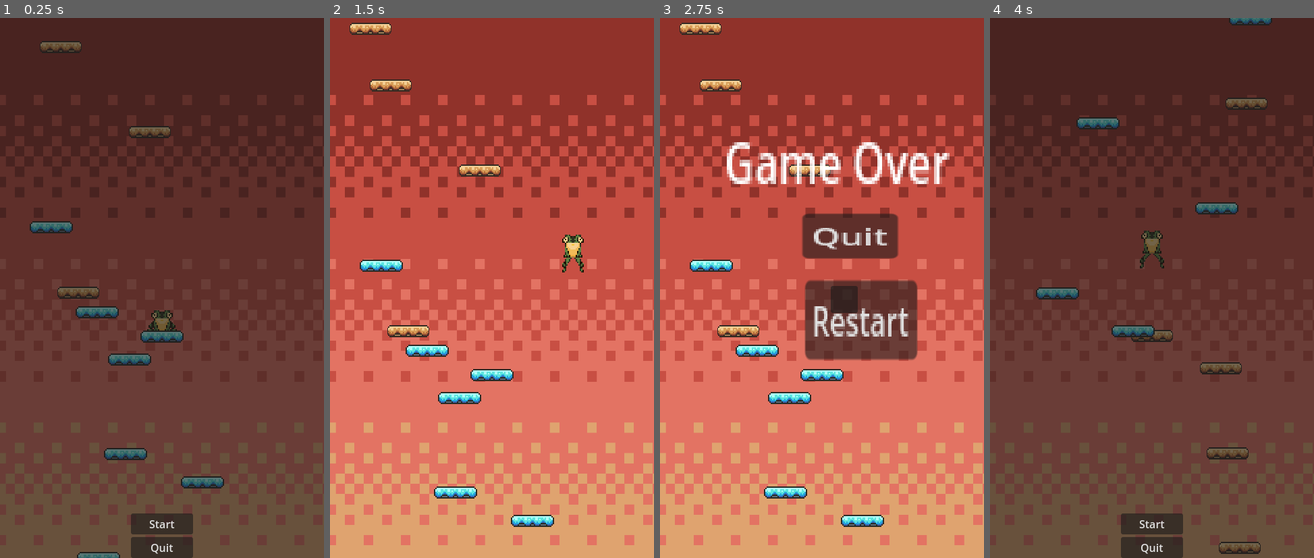
Above: before the commit, frames 1-4 (left to right).
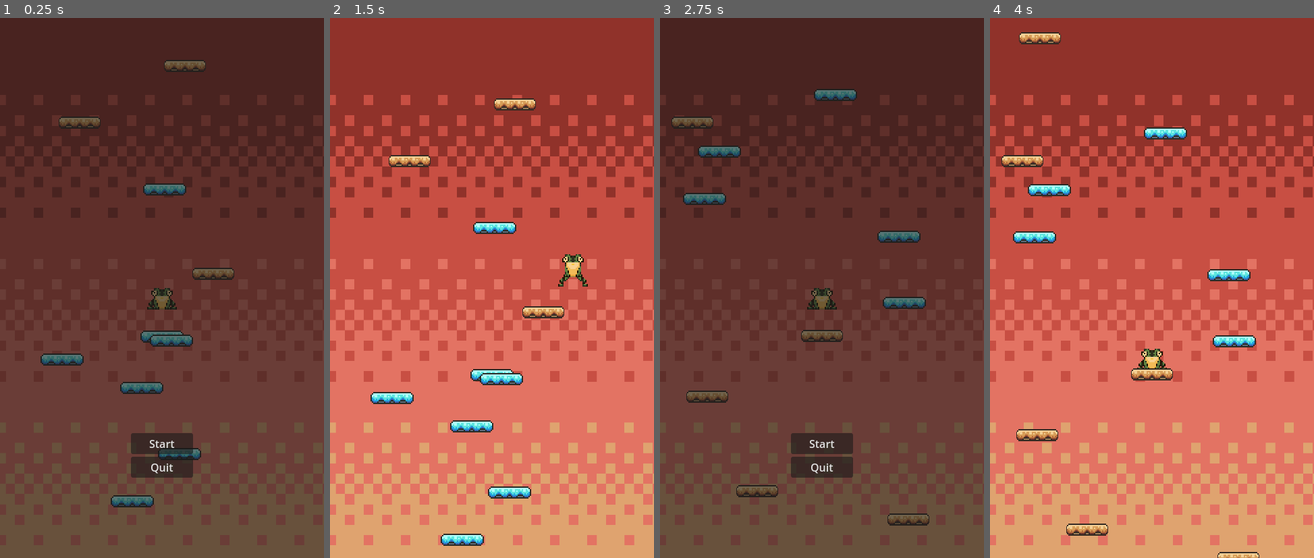
Above: after the commit, the same moments.

Repository: stefko-jam/Game_Jam
Game: Godot game, scene res://scenes/game.tscn
Two runs of this game, one before a commit and one after it. Both use one fixed random seed, a clock stepped at 60 frames per second and the inputs below.
Inputs (mouse positions are in pixels of both pictures, inside the frame that each line leads up to):
- Up to frame 1 (0.25 s): no input
- Up to frame 2 (1.5 s): click "Start" at 0.5 s; hold D (right) from 1.28 s (still down)
- Up to frame 3 (2.75 s): release D (right) at 2 s; click (860, 320) at 2 s, where only the run after the commit has a clickable "Restart"
- Up to frame 4 (4 s): click (1152, 444) at 2.75 s, where only the run after the commit has a clickable "Start"; click (1190, 320) at 3.5 s, where only the run before the commit has a clickable "Restart"

The runs differ from the first frame. In frame 1, 7.8% of the frame differs, in the area x 9-73%, y 4-100%; in frame 2, 5.6%; in frame 3, 95%; in frame 4, 100%, in the area x 0-100%, y 0-100%.
Error before the commit: Invalid call. Nonexistent function 'enable_player_input' in base 'Node2D (platform_manager.gd)'. (res://scripts/main_menu.gd:12)

Commit message:
Implemented Menu

Diff:
--- a/scenes/game.tscn
+++ b/scenes/game.tscn
@@ -1,5 +1,6 @@
-[gd_scene load_steps=11 format=3 uid="uid://cqd7ldsiyju6"]
+[gd_scene load_steps=12 format=3 uid="uid://cqd7ldsiyju6"]
 
+[ext_resource type="Script" uid="uid://hkh62gyt3sx" path="res://scripts/game.gd" id="1_gee14"]
 [ext_resource type="Script" uid="uid://bopk8pf470luu" path="res://scripts/platform_manager.gd" id="1_lnu2h"]
 [ext_resource type="PackedScene" uid="uid://tjhp1kl5g3nj" path="res://scenes/platform.tscn" id="1_yqjtg"]
 [ext_resource type="PackedScene" uid="uid://ch4wq8sqxm8gq" path="res://scenes/player.tscn" id="2_lnu2h"]
@@ -15,7 +16,7 @@
 distance = -55.0
 
 [node name="Game" type="Node2D"]
-script = ExtResource("1_lnu2h")
+script = ExtResource("1_gee14")
 
 [node name="Background" type="CanvasLayer" parent="."]
 layer = -100
@@ -52,23 +53,28 @@
 position = Vector2(8.12332, 633.012)
 shape = SubResource("WorldBoundaryShape2D_iywne")
 
-[node name="LeftBoundary" type="StaticBody2D" parent="."]
+[node name="Platforms" type="Node2D" parent="."]
+script = ExtResource("1_lnu2h")
 
-[node name="CollisionShape2D" type="CollisionShape2D" parent="LeftBoundary"]
+[node name="Platform" parent="Platforms" instance=ExtResource("1_yqjtg")]
+position = Vector2(-1, 8)
+
+[node name="Boundarys" type="Node" parent="."]
+
+[node name="LeftBoundary" type="StaticBody2D" parent="Boundarys"]
+
+[node name="CollisionShape2D" type="CollisionShape2D" parent="Boundarys/LeftBoundary"]
 position = Vector2(-66, -44)
 rotation = 1.5708
 shape = SubResource("WorldBoundaryShape2D_lnu2h")
 
-[node name="RightBoundary" type="StaticBody2D" parent="."]
+[node name="RightBoundary" type="StaticBody2D" parent="Boundarys"]
 position = Vector2(241, -1)
 
-[node name="CollisionShape2D" type="CollisionShape2D" parent="RightBoundary"]
+[node name="CollisionShape2D" type="CollisionShape2D" parent="Boundarys/RightBoundary"]
 position = Vector2(-176, -45)
 rotation = -1.5708
 shape = SubResource("WorldBoundaryShape2D_lnu2h")
-
-[node name="Platform" parent="." instance=ExtResource("1_yqjtg")]
-position = Vector2(-1, 8)
 
 [node name="GameOver" type="CanvasLayer" parent="."]
 visible = false
@@ -109,6 +115,8 @@
 [node name="HUD" type="CanvasLayer" parent="."]
 
 [node name="MainMenu" parent="HUD" instance=ExtResource("8_gee14")]
+offset_top = -119.0
+offset_bottom = -119.0
 
 [connection signal="pressed" from="GameOver/Panel/Quit" to="GameOver" method="_on_quit_pressed"]
 [connection signal="pressed" from="GameOver/Panel/Restart" to="GameOver" method="_on_restart_pressed"]
--- a/scripts/game.gd
+++ b/scripts/game.gd
@@ -10,4 +10,4 @@
 		print("Pause menu is currently disabled.")
 
 func enable_player_input():
-	player.enable_input()
+	player.enable_input()  # ❌ This is incorrect
--- a/scripts/main_menu.gd
+++ b/scripts/main_menu.gd
@@ -11,6 +11,5 @@
 	hide()
 	get_tree().root.get_node("Game").enable_player_input()
 
-
 func _on_quit_pressed():
 	get_tree().quit()
--- a/scripts/platform_manager.gd
+++ b/scripts/platform_manager.gd
@@ -1,17 +1,16 @@
 extends Node2D
 
-var highestPlayerPosition = 0;
-var highestPlatformPostiion = 200;
-var maxDiff = 200;
-var createPlatform = false;
-var createMovingTiles = false;
+var highestPlayerPosition = 0
+var highestPlatformPostiion = 200
+var maxDiff = 200
+var createPlatform = false
+var createMovingTiles = false
 
 # LIFECYCLE HOOKS
 func _ready():
 	initializePlatforms()
 	await get_tree().create_timer(5.0).timeout
-	createMovingTiles = true;
-
+	createMovingTiles = true
 
 func _process(delta: float) -> void:
 	updateHighestPlayerPosition()
@@ -24,9 +23,11 @@
 		spawnNewPlatform()
 
 func updateHighestPlayerPosition():
-	var player = get_node("Player")
-	if (player.position.y < highestPlayerPosition):
-		highestPlayerPosition = player.position.y
+	#var game = get_tree().get_root().find_node("Platforms", true, false)
+	#if game:
+		var player = get_node("Player")
+		if player and player.position.y < highestPlayerPosition:
+			highestPlayerPosition = player.position.y
 
 func shouldGeneratePlatform():
 	return abs(highestPlatformPostiion) - abs(highestPlayerPosition) < maxDiff
@@ -35,11 +36,11 @@
 	var sceneType = randi_range(0, 1 if createMovingTiles else 0)
 	var platformBase = preload("res://scenes/platform.tscn")
 	var platformMoving = preload("res://scenes/platform_moving.tscn")
-	var platform;
+	var platform
 	if sceneType == 0:
 		platform = platformBase
 	if sceneType == 1:
-		platform = platformMoving;
+		platform = platformMoving
 	var instance = platform.instantiate()
 	instance.position = Vector2(x, y)
 	return instance
@@ -47,5 +48,5 @@
 func spawnNewPlatform():
 	var x = randi_range(-100, 100)
 	var y = highestPlatformPostiion - randi_range(2, 10) * 7
-	highestPlatformPostiion = y;
+	highestPlatformPostiion = y
 	add_child(generatePlatform(x, y))
--- a/scripts/player.gd
+++ b/scripts/player.gd
@@ -8,32 +8,37 @@
 
 var pending_jump := false
 var was_on_floor := false
+var input_enabled := false  # ✅ Moved up here
 
 func _ready():
 	jump_timer.timeout.connect(_on_jump_timer_timeout)
 
 func _physics_process(delta: float) -> void:
-	if not is_on_floor():
+	if input_enabled and not is_on_floor():
 		velocity += get_gravity() * delta
 		anim_sprite.play("jump")
 
 	# Detect fresh landing
-	if is_on_floor() and not was_on_floor and !pending_jump:
+	if input_enabled and is_on_floor() and not was_on_floor and !pending_jump:
 		anim_sprite.play("on floor")
 		jump_timer.start()
 		pending_jump = true
 
-	was_on_floor = is_on_floor()
+	if input_enabled:
 
-	var direction := Input.get_axis("left", "right")
-	if direction:
-		velocity.x = direction * SPEED
-	else:
-		velocity.x = move_toward(velocity.x, 0, SPEED)
+		was_on_floor = is_on_floor()
 
-	move_and_slide()
+		var direction := Input.get_axis("left", "right")
+		if direction:
+			velocity.x = direction * SPEED
+		else:
+			velocity.x = move_toward(velocity.x, 0, SPEED)
 
+		move_and_slide()
 
 func _on_jump_timer_timeout():
+	pending_jump = false
 	velocity.y = JUMP_VELOCITY
-	pending_jump = false
+
+func enable_input():
+	input_enabled = true
